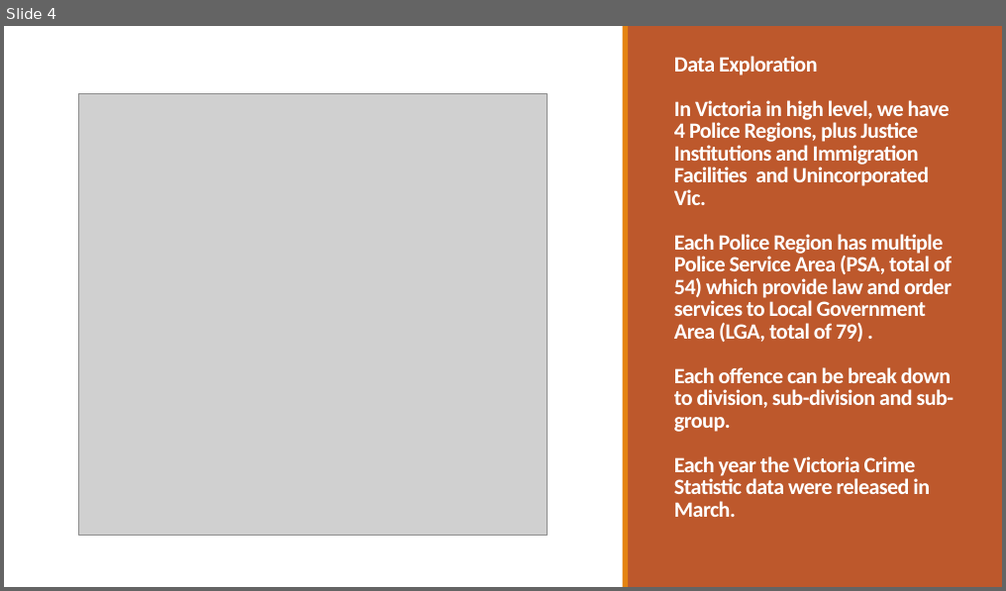
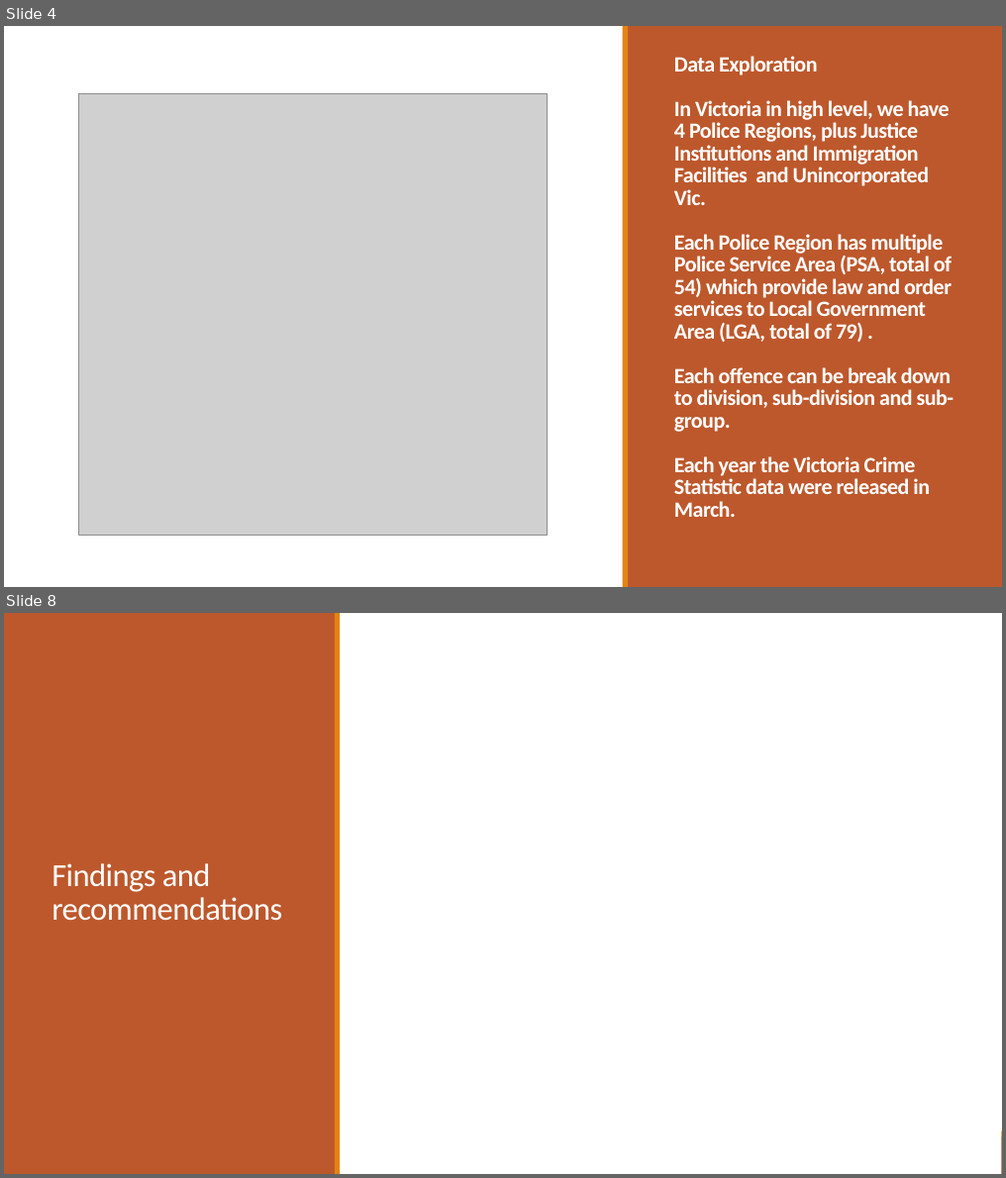
Before and after one commit to PhuongTieuOp/project3, a slide deck: Victoria Crime Data Visualization3.pptx. Shown one above the other, each under a label of ours: slide 4 before the commit, slides 4 and 8 after it; the slides between them are not shown. The pictures are 1006x591 and 1006x1178 pixels, drawn with LibreOffice and Linux fonts; fonts in the diff are those of the drawing; grey boxes stand for pictures. Boxes give left, top, right and bottom in pixels: in the first picture for what was removed or moved away, otherwise in the second. Text is boxed around its words. In the diff, an @@ line names an element or a change of style, - is before the commit and + after.

```diff
--- a/Victoria Crime Data Visualization3.pptx
+++ b/Victoria Crime Data Visualization3.pptx
@@ slide 8 added at [4,613,1002,1174], background #FFFFFF @@
@@ rectangle added at [4,613,1002,1174], fill #FFFFFF @@
@@ rectangle added at [4,613,336,1174], fill #BD582C @@
@@ rectangle added at [335,613,341,1174], fill #E48312 @@
@@ title added at [52,863,282,921], 31 pt, text #FFFFFF @@
+Findings and recommendations
@@ rectangle added at [4,1137,1002,1174], fill #BD582C @@
@@ rectangle added at [4,1132,1002,1137], fill #E48312 @@
```
Also in this commit, not shown: 4 slides changed, 2 other slides added, 3 other files.
